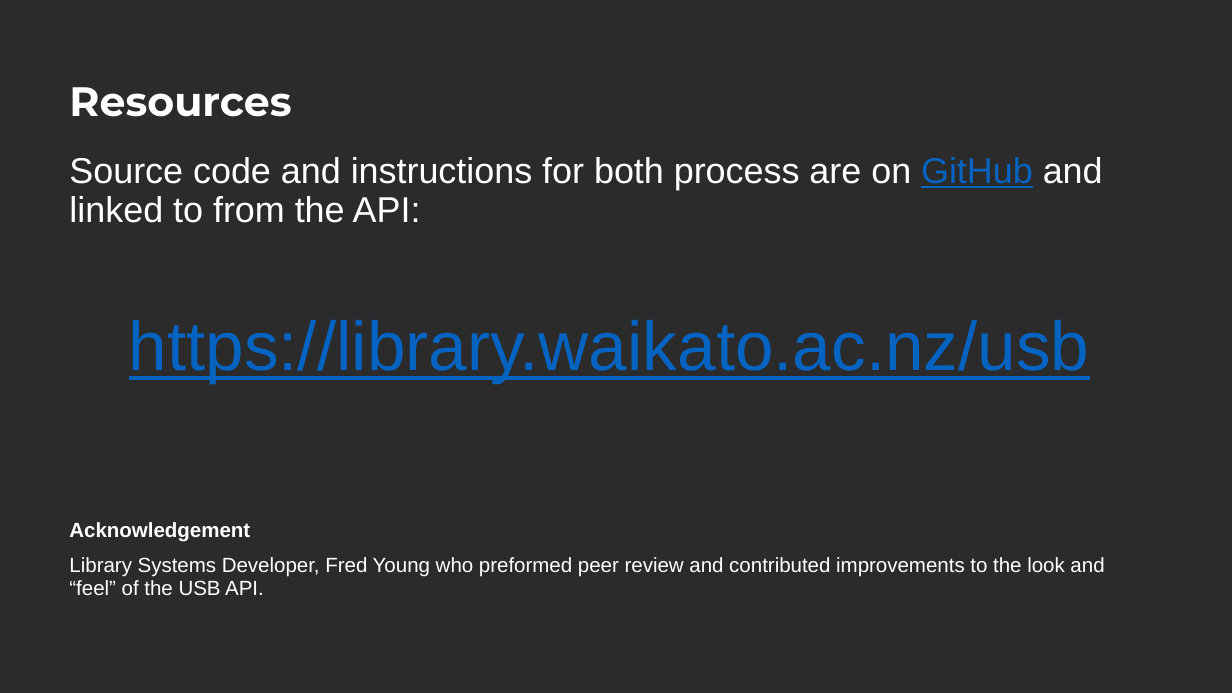
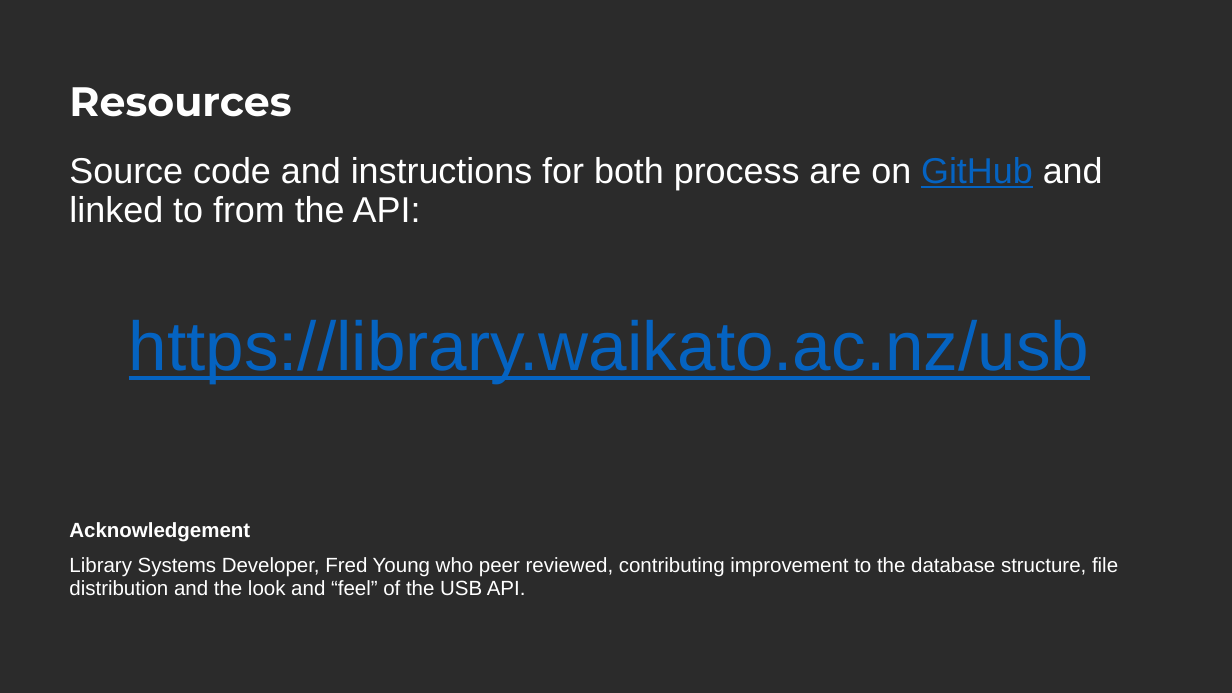
Before and after one commit to university-of-waikato-library/usb, a slide deck: slide 12 of Slides/Stone USB - Widescreen.pptx. Drawn at 1232x693 pixels with LibreOffice and Linux fonts; fonts in the diff are those of the drawing; background and template pictures are left out; a plain dark background stands for a picture behind light text. Boxes give left, top, right and bottom in pixels: in the first picture for what was removed or moved away, otherwise in the second. Text is boxed around its words. In the diff, an @@ line names an element or a change of style, - is before the commit and + after.

```diff
--- a/Slides/Stone USB - Widescreen.pptx
+++ b/Slides/Stone USB - Widescreen.pptx
@@ text at [69, 557, 1118, 595]: text changed @@
-Library Systems Developer, Fred Young who preformed peer review and contributed improvements to the look and “feel” of the USB API.
+Library Systems Developer, Fred Young who peer reviewed, contributing improvement to the database structure, file distribution and the look and “feel” of the USB API.
```
Also in this commit, not shown: 4 other slides changed, 1 other file.
